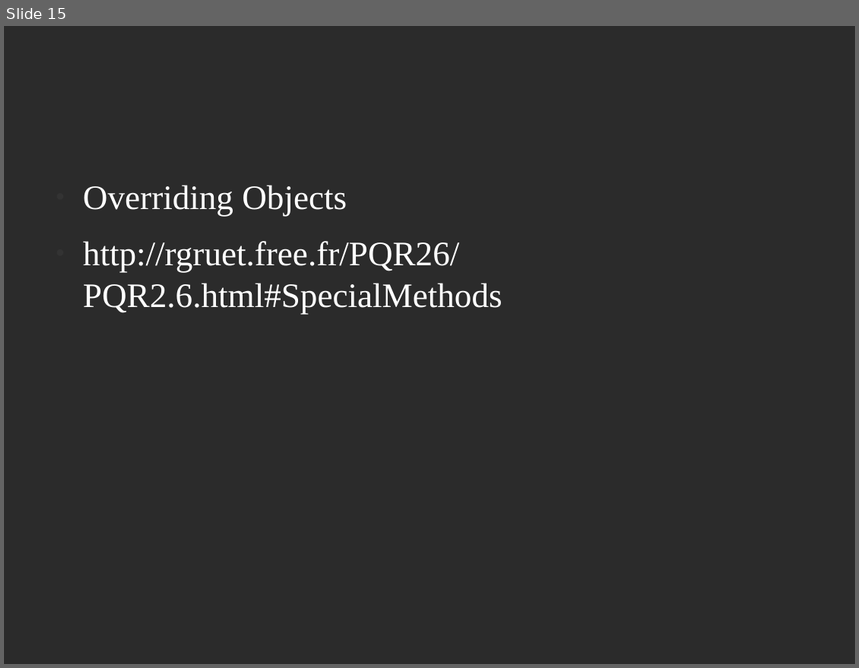
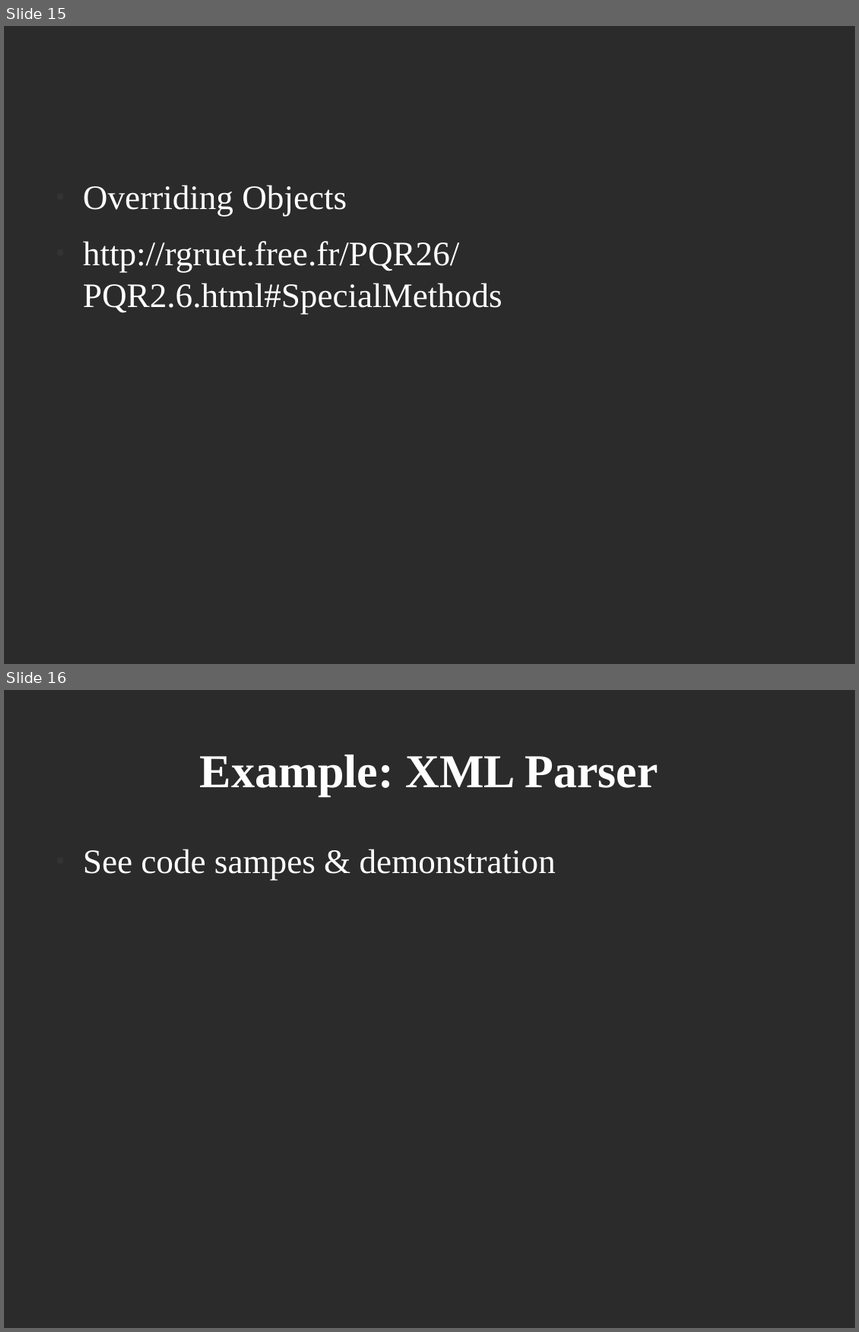
Before and after one commit to dsklopp/python_class, a slide deck: python_design_and_practical_scripting.odp. Shown one above the other, each under a label of ours: slide 15 before the commit, slides 15 and 16 after it. The pictures are 859x668 and 859x1332 pixels, drawn with LibreOffice and Linux fonts; fonts in the diff are those of the drawing; background and template pictures are left out; a plain dark background stands for a picture behind light text. Boxes give left, top, right and bottom in pixels: in the first picture for what was removed or moved away, otherwise in the second. Text is boxed around its words. In the diff, an @@ line names an element or a change of style, - is before the commit and + after.

```diff
--- a/python_design_and_practical_scripting.odp
+++ b/python_design_and_practical_scripting.odp
@@ slide 16 added at bbox=[4, 690, 855, 1328], background picture (left out) @@
@@ title added at bbox=[200, 755, 658, 796], 44 pt, text #FFFFFF, bold @@
+Example: XML Parser
@@ text added at bbox=[83, 849, 556, 880], 32 pt, text #FFFFFF @@
+● See code sampes & demonstration
```
Also in this commit, not shown: 4 other slides added, 6 slides removed, 19 other files.
